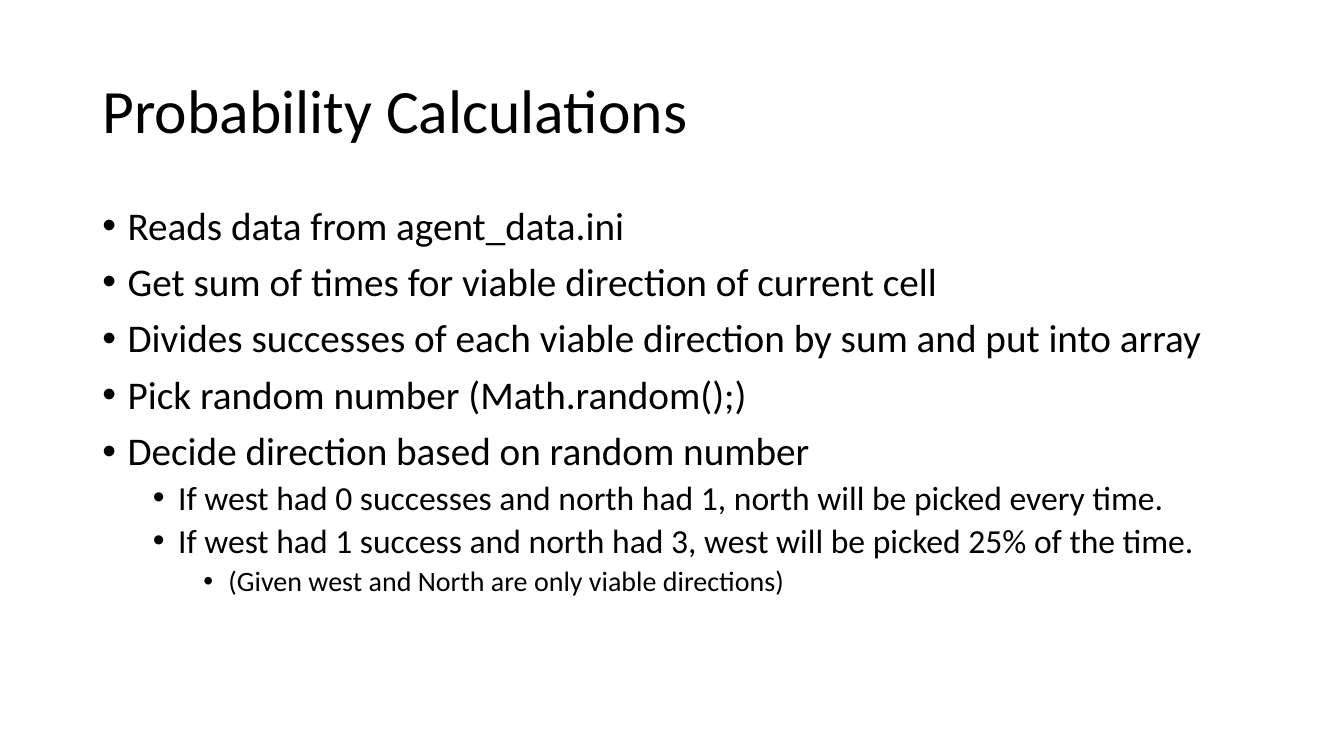
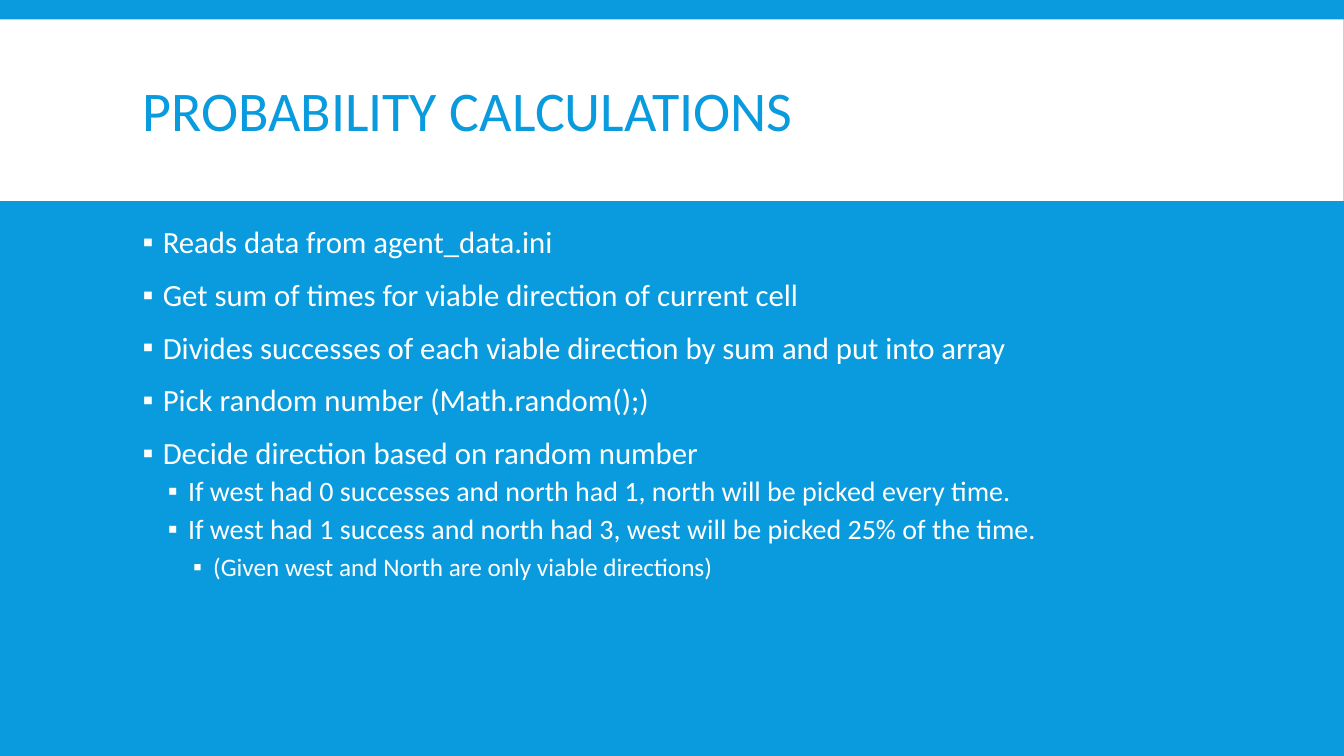
Before and after one commit to mattj122/MazeRunner, a slide deck: slide 5 of presen.pptx. Drawn at 1344x756 pixels with LibreOffice and Linux fonts; fonts in the diff are those of the drawing. Boxes give left, top, right and bottom in pixels: in the first picture for what was removed or moved away, otherwise in the second. Text is boxed around its words. In the diff, an @@ line names an element or a change of style, - is before the commit and + after.

```diff
--- a/presen.pptx
+++ b/presen.pptx
@@ background #FFFFFF to #099BDD @@
@@ rectangle added at box(0, 19, 1344, 201), fill #FFFFFF @@
@@ title at box(143, 94, 793, 132): text changed; size 44 to 40 pt; text colour #000000 to #099BDD @@
-Probability Calculations
+PROBABILITY CALCULATIONS
@@ text "Reads data from agent_data.ini": place and size @@
-text "Reads data from agent_data.ini" at box(128, 212, 1201, 596)
+text "Reads data from agent_data.ini" at box(163, 231, 1035, 580)
@@ text "Reads data from agent_data.ini" at box(163, 231, 1035, 580): size 28 to 22 pt in "Reads data from agent_data.ini", "Get sum of times for viable direction ...", "Divides successes of each viable direction by ...", "Pick random number (Math.random();)" and 1 more places; text colour #000000 to #FFFFFF; size 24 to 20 pt in "If west had 0 successes and north ...", "If west had 1 success and north ..."; size 20 to 18 pt in "(Given west and North are only viable ..."; bullet • to ▪; more space between paragraphs @@
```
Also in this commit, not shown: 7 other slides changed, 1 slide added, 17 other files.
